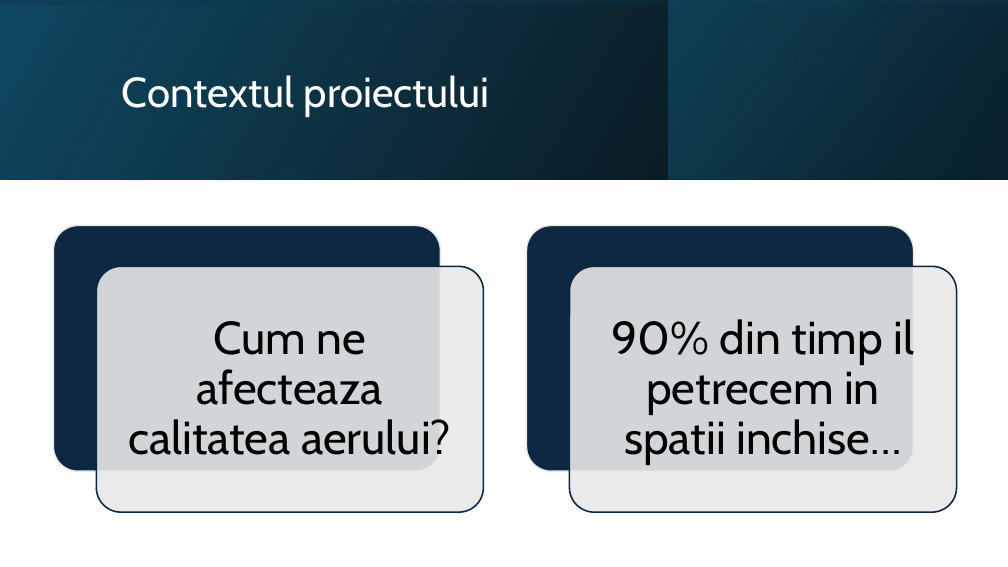
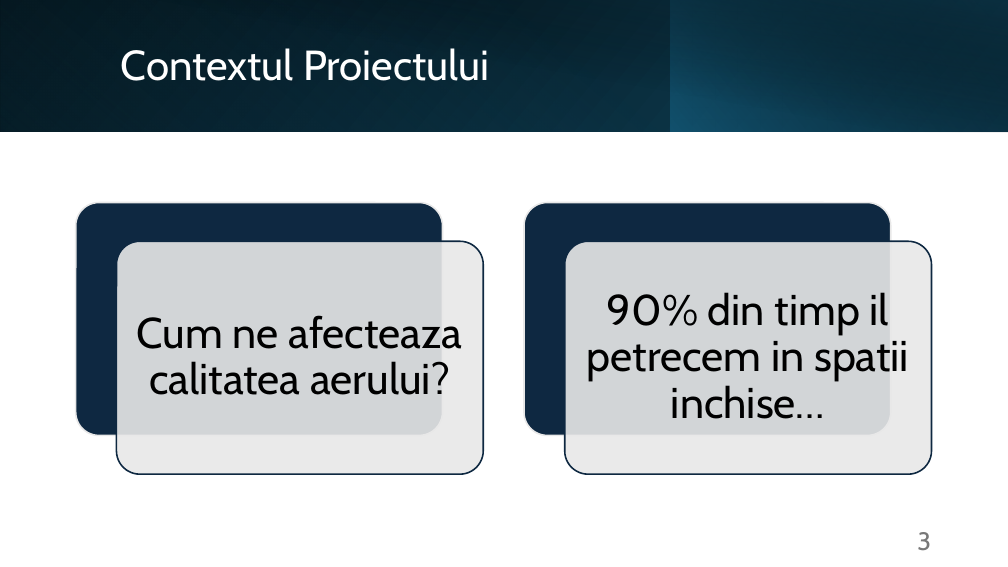
Before and after one commit to Coposescu/IoTDocumentation, a slide deck: slide 3 of Coposescu_Mihai_Octavian_prezentare.pptx. Drawn at 1008x567 pixels with LibreOffice and Linux fonts; fonts in the diff are those of the drawing. Boxes give left, top, right and bottom in pixels: in the first picture for what was removed or moved away, otherwise in the second. Text is boxed around its words. In the diff, an @@ line names an element or a change of style, - is before the commit and + after.

```diff
--- a/Coposescu_Mihai_Octavian_prezentare.pptx
+++ b/Coposescu_Mihai_Octavian_prezentare.pptx
@@ rectangle at (x1=0, y1=0, x2=1008, y2=132): fill gradient #104862 to #000000 to gradient #000000 to #104862; rotation 270 to 0 degrees @@
@@ rectangle added at (x1=0, y1=0, x2=671, y2=132), fill gradient #156082 to #0B3041 @@
@@ rectangle resized from (x1=0, y1=0, x2=1008, y2=179) to (x1=38, y1=0, x2=1008, y2=132) @@
@@ rectangle at (x1=38, y1=0, x2=1008, y2=132): fill gradient #000000 to #104862 to gradient #000000 to #0B3041; mirrored @@
@@ rectangle resized from (x1=668, y1=0, x2=1007, y2=179) to (x1=671, y1=0, x2=1008, y2=132) @@
@@ rectangle at (x1=671, y1=0, x2=1008, y2=132): fill gradient #0B3041 to #156082 to gradient #156082 to #000000 @@
@@ title at (x1=121, y1=48, x2=489, y2=81): text changed @@
-Contextul proiectului
+Contextul Proiectului
@@ rounded rectangle resized from (x1=54, y1=225, x2=441, y2=471) to (x1=76, y1=203, x2=442, y2=436) @@
@@ rounded rectangle resized from (x1=526, y1=225, x2=913, y2=471) to (x1=524, y1=203, x2=891, y2=436) @@
@@ rounded rectangle resized from (x1=96, y1=266, x2=483, y2=512) to (x1=116, y1=241, x2=483, y2=474) @@
@@ text "Cum ne afecteaza calitatea aerului?" moved from (x1=128, y1=321, x2=451, y2=455) to (x1=137, y1=315, x2=463, y2=395) @@
@@ text "Cum ne afecteaza calitatea aerului?" at (x1=137, y1=315, x2=463, y2=395): size 44 to 41 pt; less space between paragraphs @@
@@ rounded rectangle resized from (x1=569, y1=266, x2=957, y2=512) to (x1=565, y1=241, x2=932, y2=474) @@
@@ text "90% din timp il petrecem ..." at (x1=587, y1=292, x2=909, y2=419): size 44 to 41 pt; less space between paragraphs @@
@@ text "90% din timp il petrecem ..." moved from (x1=611, y1=319, x2=915, y2=465) to (x1=587, y1=292, x2=909, y2=419) @@
@@ page number added at (x1=917, y1=532, x2=931, y2=550), 24 pt, text #797979 @@
+3
```
Also in this commit, not shown: 16 other slides changed, 5 slides added, 6 slides removed, 9 other files.
